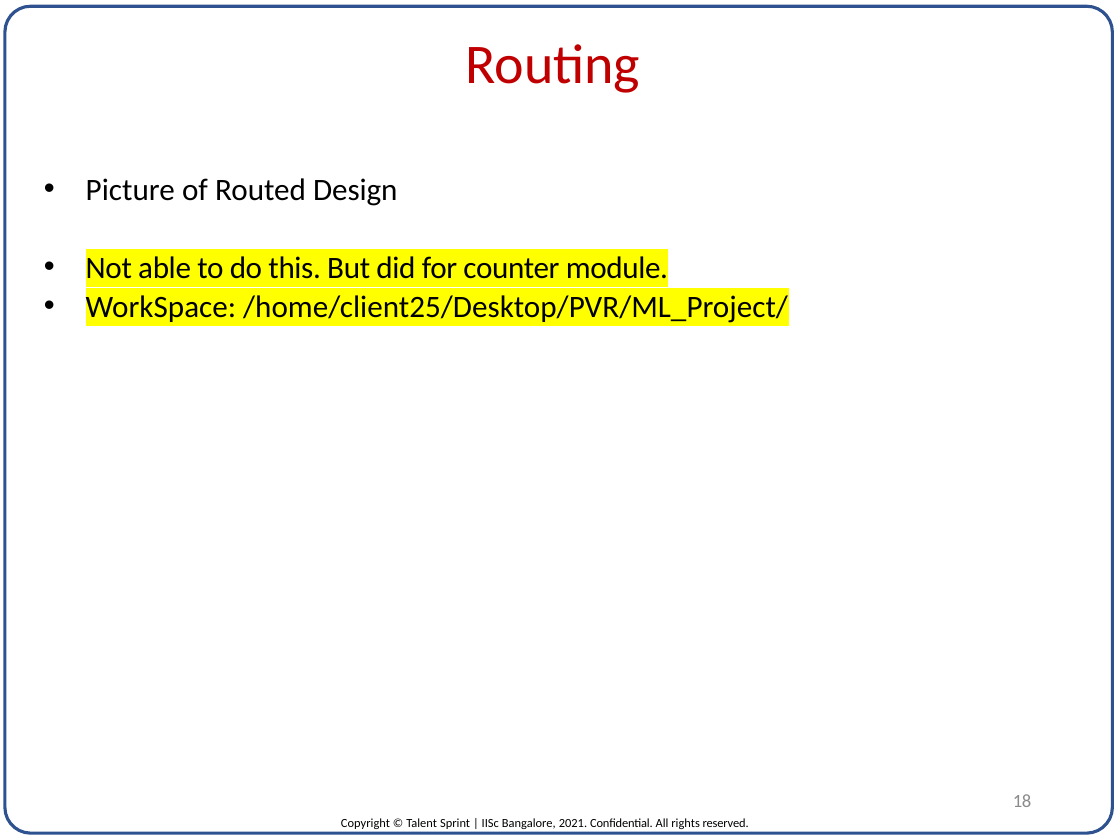
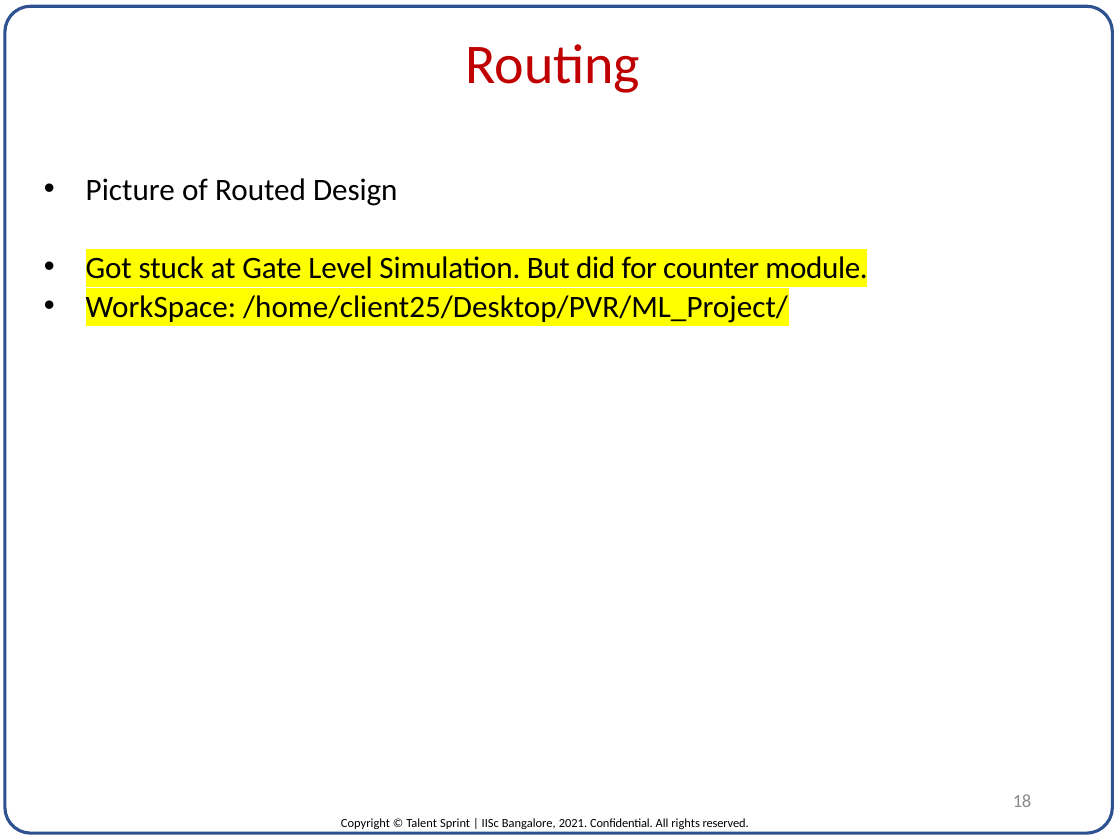
Before and after one commit to pvrajeshkumar/IISC_DVLSI_ML_Project, a slide deck: slide 18 of Project_Report/ASIC for Neural Network inference_P_V_Rajesh_Kumar.pptx. Drawn at 1120x840 pixels with LibreOffice and Linux fonts; fonts in the diff are those of the drawing. Boxes give left, top, right and bottom in pixels: in the first picture for what was removed or moved away, otherwise in the second. Text is boxed around its words. In the diff, an @@ line names an element or a change of style, - is before the commit and + after.

```diff
--- a/Project_Report/ASIC for Neural Network inference_P_V_Rajesh_Kumar.pptx
+++ b/Project_Report/ASIC for Neural Network inference_P_V_Rajesh_Kumar.pptx
@@ text at bbox=[86, 256, 867, 279]: text changed @@
-• Not able to do this. But did for counter module.
+• Got stuck at Gate Level Simulation. But did for counter module.
```
Also in this commit, not shown: 11 other slides changed.
